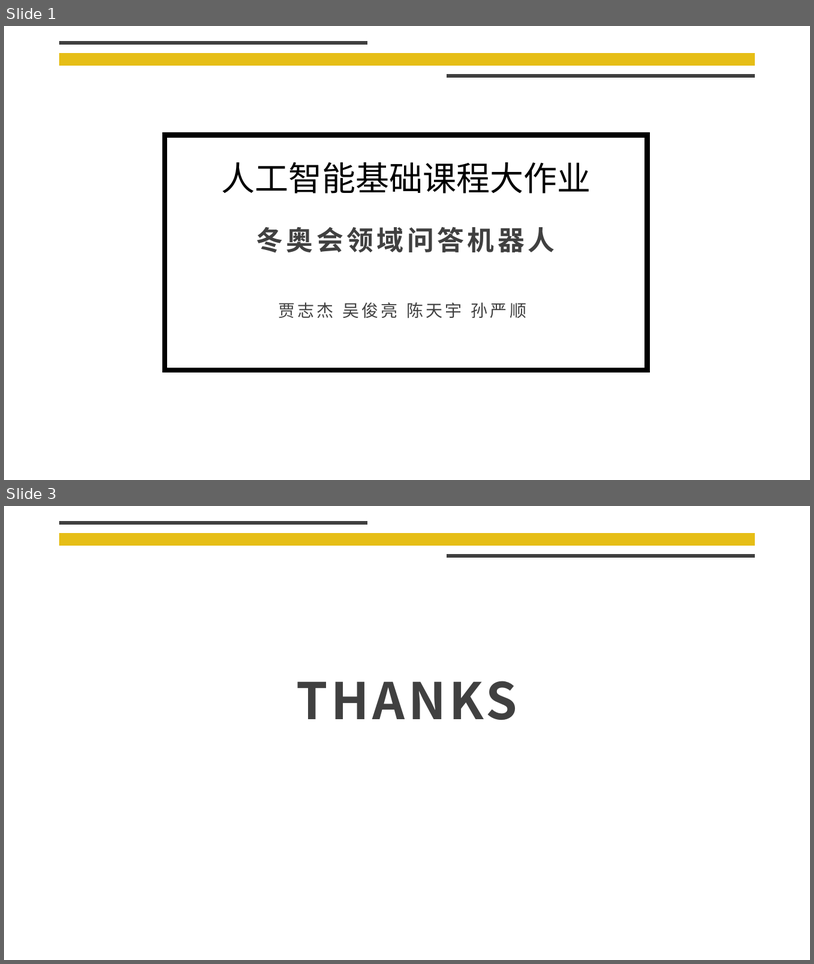
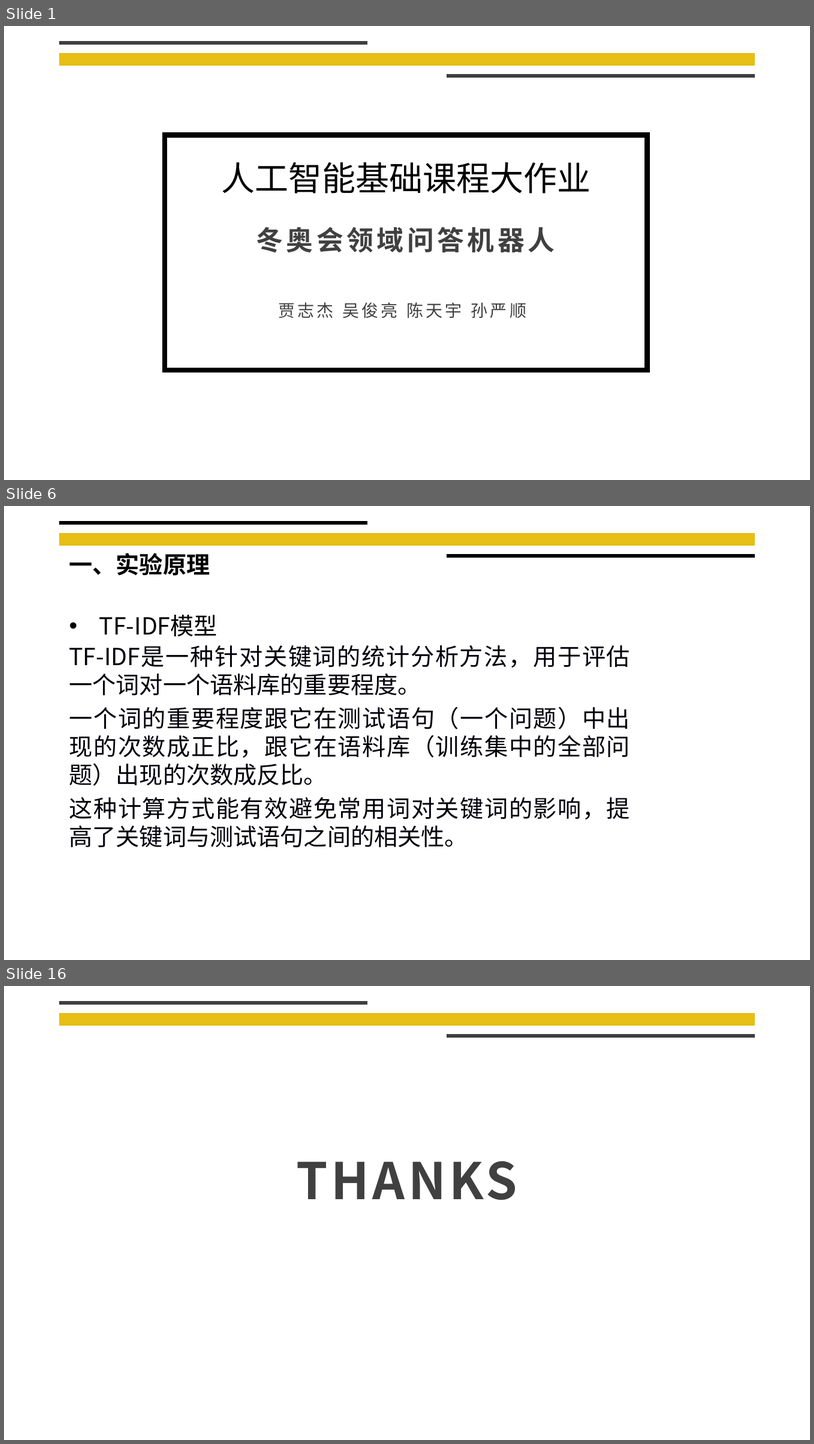
Before and after one commit to liangliang678/UCAS_AI, a slide deck: doc/实验展示.pptx. Shown one above the other, each under a label of ours: slides 1 and 3 before the commit, slides 1, 6 and 16 after it; the slides between them are not shown. The pictures are 814x964 and 814x1444 pixels, drawn with LibreOffice and Linux fonts; fonts in the diff are those of the drawing; background and template pictures are left out. Boxes give left, top, right and bottom in pixels: in the first picture for what was removed or moved away, otherwise in the second. Text is boxed around its words. In the diff, an @@ line names an element or a change of style, - is before the commit and + after.

```diff
--- a/doc/实验展示.pptx
+++ b/doc/实验展示.pptx
@@ slide 6 added at <box>4,506,810,960</box>, background #FFFFFF; not listed: 1 template element that a slide beside it also shows @@
@@ line added from (60, 523) to (368, 523), #000000 4.5 pt @@
@@ text added at <box>69,553,210,576</box>, 28 pt, text #000000, bold @@
+一、实验原理
@@ line added from (447, 556) to (755, 556), #000000 4.5 pt @@
@@ text added at <box>69,615,631,847</box>, 28 pt, text #00000A @@
+• TF-IDF模型
+TF-IDF是一种针对关键词的统计分析方法，用于评估一个词对一个语料库的重要程度。
+一个词的重要程度跟它在测试语句（一个问题）中出现的次数成正比，跟它在语料库（训练集中的全部问题）出现的次数成反比。
+这种计算方式能有效避免常用词对关键词的影响，提高了关键词与测试语句之间的相关性。
@@ what was slide 3 is now slide 16 @@
```
Also in this commit, not shown: 13 other slides added, 1 slide removed, 2 other files.
